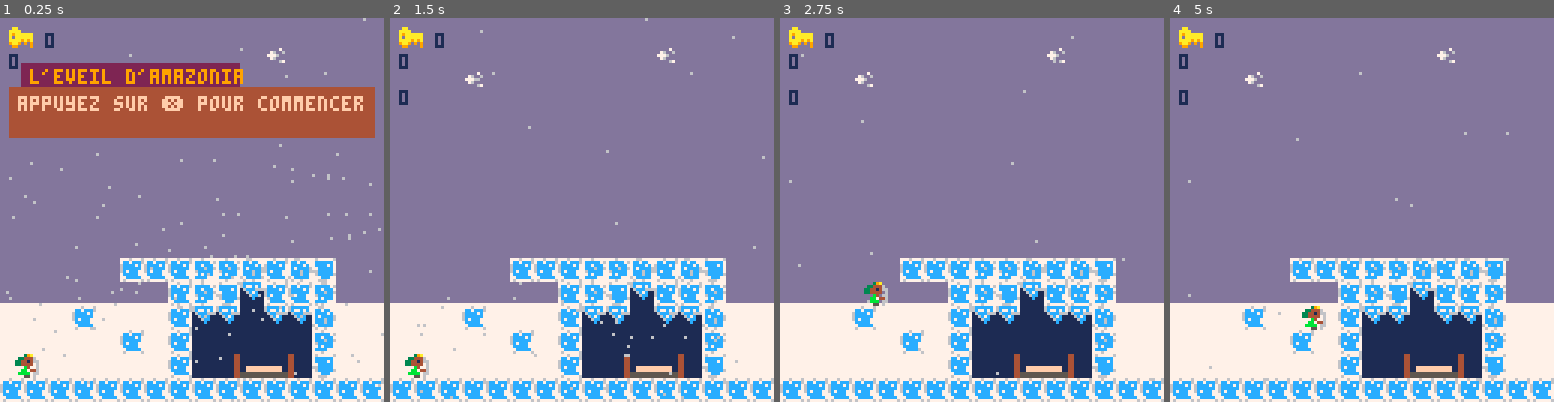
Above: before the commit, frames 1-4 (left to right).
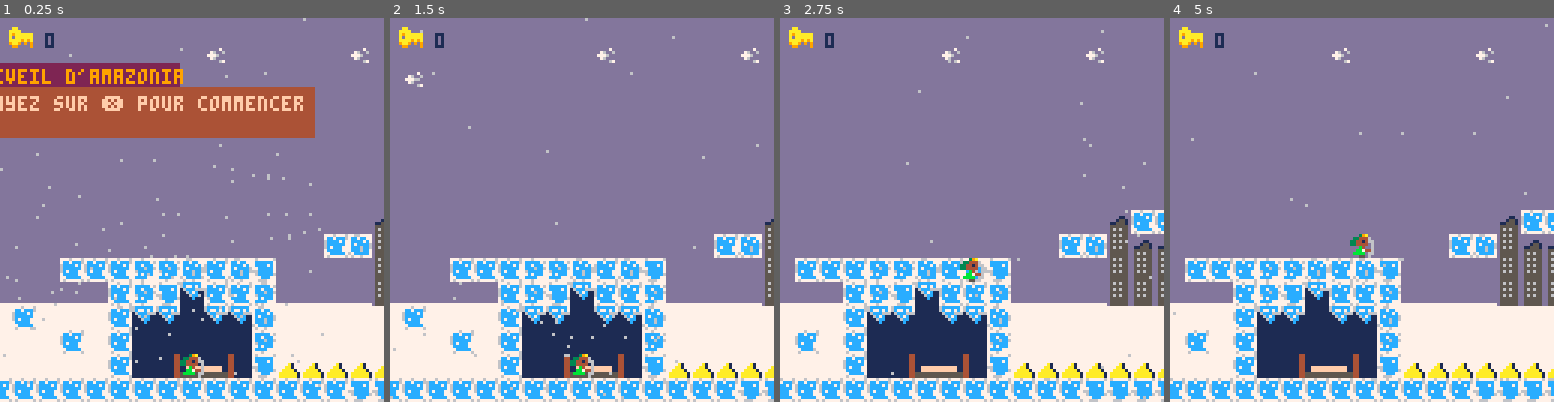
Above: after the commit, the same moments.

Repository: adatechschool/doris-pico-8-BastienVintras
Game: PICO-8 cartridge tuto.p8
The game is run twice, just before and just after one commit, with the same random seed, the same clock (stepped at 60 frames per second) and the same inputs.
Inputs:
- Up to frame 1 (0.25 s): no input
- Up to frame 2 (1.5 s): tap X (X key) at 0.33, 1.07 s
- Up to frame 3 (2.75 s): hold Right 1.6-2.1 s; tap X (X key) at 1.85 s; hold Up 2.15-2.42 s; hold Right from 2.47 s (still down)
- Up to frame 4 (5 s): tap X (X key) at 2.97, 4.08 s; release Right at 3.03 s; hold Left 3.08-3.58 s; hold Right 4.02-4.68 s; hold Up from 4.73 s (still down)

The runs differ from the first frame. In frame 1, 27% of the frame differs, in the area x 0-100%, y 0-100%; in frame 2, 21%; in frame 3, 28%; in frame 4, 28%, in the area x 0-100%, y 1-100%.

Commit message:
porte + ecran de fin

Diff:
--- a/tuto.p8
+++ b/tuto.p8
@@ -5,8 +5,9 @@
 
 
 function _init()
+cls()
 p={
-x=5,
+x=80,
 y=112,
 dx=0,
 dy=0,
@@ -62,8 +63,6 @@
  end
  print(p.keys,camx+15,5,1)
  spr(32,camx+3,3)
- print (state, camx+3, 12,1)
- print (chest, camx+3, 24,1)
  draw_msg()
 
 
@@ -98,7 +97,7 @@
 
 if (is_grounded()) then
 p.dy=0
-if(btnp(2))p.dy=-3
+if(btnp(2))p.dy=-4
 else
 p.dy+=0.3
 if(p.dy>4)p.dy=4
@@ -186,13 +185,13 @@
 
 function draw_winscreen()
 cls()
- rectfill(0,0,128,128,14)
+ rectfill(camx,0,camx+128,128,14)
  print('princesse amazonia !',camx+32,36,2)
  print('princesse amazonia !',camx+32,35,11)
 	print('vous avez recupere',camx+33,46,2)
  print('vous avez recupere',camx+33,45,11)
- print('le truc qu\'on avait dit',camx+22,56,2)
- print('le truc qu\'on avait dit',camx+22,55,11)
+ print('la source de l\'eveil',camx+30,56,2)
+ print('la source de l\'eveil',camx+30,55,11)
 	if timer%20 == 0 then
 	blinking = not blinking
 	end
@@ -322,14 +321,14 @@
 000d0000000d000000000000000d000000000000000000000000000000000000000000000000000000000000000000000000002500000000000000000000000000000000250000000013000000000000250000001212120000000000000000000000000000000000000000000000000000000000000000000015151512121212
 00000000000000000d000000000000000000000d000000000000000d00000000000000000000000000000000000000000000000000000000000000000000000000000000000000000000001212121300000000001212121200000000000000000000000000000000000000000000000000000000000000151515000000000012
 0000000000000000000000000000000000000000000000000000000000000000000000000000000000000000000000000000000000000025000000000000000000000000000000000000000000000000001200001212121212000000000000000000000000000000000000000000000000000000000015150000000000000012
-0000000d00000000000000000000000000000000000000000000000000000d00000000200000000700000000000000000025000000000000000000000000000000000000000000000000000000000000000000001212121212121212121200000000000000000000000000000000000000000000001515000000000000000012
+0000000d00000000000000000000000000000000000000000000000000000d00000000000000000700000000000000000025000000000000000000000000000000000000000000000000000000000000000000001212121212121212121200000000000000000000000000000000000000000000001515000000000000000012
 0d0000000000000000000d000000000000001b121212121200000000000000000000001212121212000000000000001b0000000000000000000000000000000000000000000000000000000000000000130000000012121212121212121200000000000000000000000000000000001515000015151500000000000000000012
-0000000000000000000000000000000000002b1b1b00001b00000000000000000013000000000000000000000000002b0000000000000000000000000000121212121212121212000000000000000012000000000012121212121212121200000000000000000000000000000015151515151515000000000000070000000012
-0000000000121212131314121415000000002b2b2b00002b001b1b00070000000000000000000000000000000000002b1b00000000000000000000000012121212121212121212000000000000000000000000002312121212121212120000000000000000000000000000001500000000000012000000000000120000000012
-0000000000000012131522121213000000002b2b2b00002b002b2b00121414150000000000000000000000000000002b2b2b000000000000000000001212121212121212121212000000000013130000000000001212121212121212120000000000000000000000000000001500000000000012000007070000000000000012
+0000000000000000000000000000000012142b1b1b00001b00000000000000000013000000000000000000000000002b0000000000000000000000000000121212121212121212000000000000000012000000000012121212121212121200000000000000000000000000000015151515151515000000000000070000000012
+0000000000121212131314121415000000002b2b2b00002b001b1b00070000000000000000000000000000000000002b1b00000000000000000000000012120000000000121212000000000000000000000000002312121212121212120000000000000000000000000000001500000000000012000000000000120000000012
+0000000000000012131522121213000000002b2b2b00002b002b2b00121414150000000000000000000000000000002b2b2b000000000000000000000000000000200000121212000000000013130000000000001212121212121212120000000000000000000000000000001500000000000012000007070000000000000012
 0000001200000012222206222214000000000000000000000000000000000000000000000000000000000000000000000000000000000012121212121212121212121212121212000000000000000000000000001212121212121212122300000013130000000000000000001500000000000012000012120000000000000012
 0000000000120012060606060613000000000000000000000000000000000000001200000000000000000020000000000000000000001212121212121212121212121212121212000012120000000000000000001212121212121212121200000000000000131313000000001500000000000012000000000000000000000012
-00000000000000120617181a1915000000000000000000000000000000000000000000000000000000232313132323000000000000121212121212121212121212121212121212000000000000000000000000001212121212121212121223232323232323232323230000003000000000000030000000000000000707003812
+00000000000000120617181a1915232323232323232323230000000000000000000000000000000000232313132323000000000000121212121212121212121212121212121212000013132323232323232323231312121212121212121223232323232323232323230000003000000000000030000000000000000707003812
 1212121212121212121212121212121212151515151515151515151515151515151515151515151515151515151515151515151515151515151512151515151515151515151515151515151515151515151515151515151515151515151515151515151515151515151515151515151515151515151515151515151515151515
 0000000000000000000000000000000000000000000000000000000000000000000000000000000000000000000000000000000000000000000000000000000000000000000000000000000000000000000000000000000000000000000000000000000000000000000000000000000000000000000000000000000000000000
 0000000000000000000000000000000000000000000000000000000000000000000000000000000000000000000000000000000000000000000000000000000000000000000000000000000000000000000000000000000000000000000000000000000000000000000000000000000000000000000000000000000000000000
